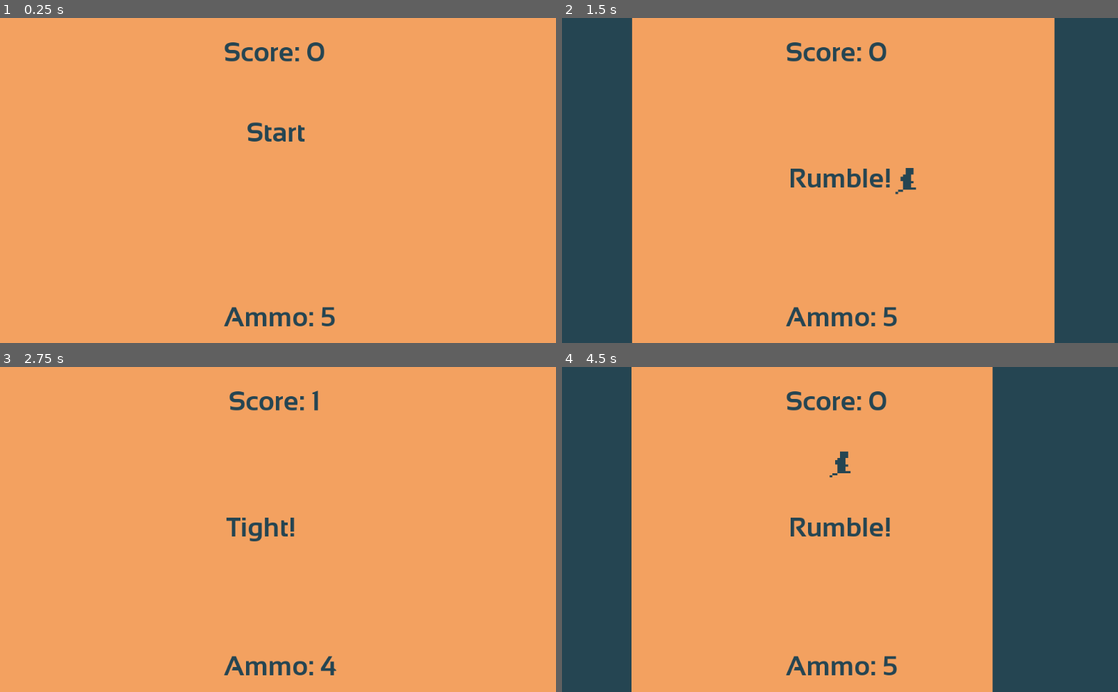
Above: before the commit, frames 1-4 (two rows, left to right).
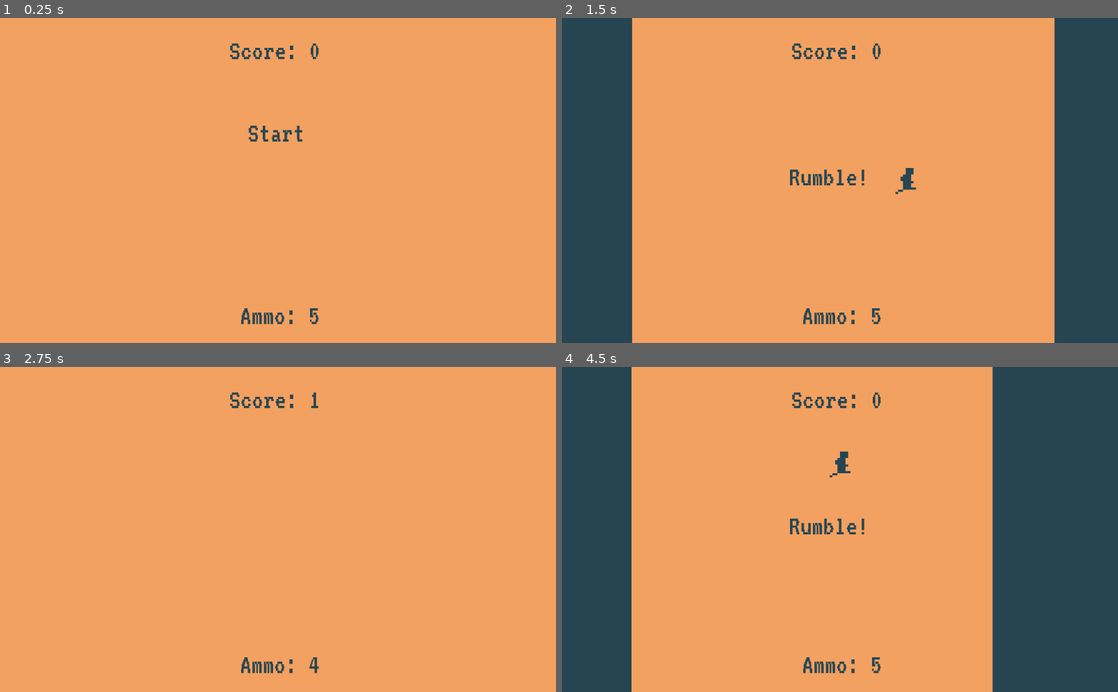
Above: after the commit, the same moments.

Repository: PerHenrikS/LudumDare42
Game: Godot game, scene res://Main.tscn
Same seed, same stepped clock (60 frames per second), same inputs: the game is played once before the commit and once after it.
Inputs (mouse positions are in pixels of both pictures, inside the frame that each line leads up to):
- Up to frame 1 (0.25 s): no input
- Up to frame 2 (1.5 s): click "Start" at 0.5 s; move the mouse to (962, 164) at 1.27 s; hold Right (ui_right) from 1.28 s (still down)
- Up to frame 3 (2.75 s): tap Space (ui_select) at 1.52, 2.27 s; move the mouse to (166, 545) at 2.02 s; release Right (ui_right) at 2.03 s; hold Down (ui_down) from 2.03 s (still down)
- Up to frame 4 (4.5 s): tap Enter at 2.75 s; move the mouse to (895, 458) at 2.77 s; release Down (ui_down) at 2.78 s; hold Right (ui_right) 2.78-3.5 s; click "Start" at 3.5 s; move the mouse to (812, 594) at 4.27 s; hold Up (ui_up) from 4.28 s (still down)

The runs differ from the first frame. In frame 1, 1.4% of the frame differs, in the area x 40-61%, y 7-95%; in frame 2, 1.7%; in frame 3, 1.4%; in frame 4, 1.7%.

Commit message:
Music and build

Diff:
--- a/Collectable.tscn
+++ b/Collectable.tscn
@@ -6,9 +6,9 @@
 [sub_resource type="RectangleShape2D" id=1]
 
 custom_solver_bias = 0.0
-extents = Vector2( 62.2349, 62.5692 )
+extents = Vector2( 45.9762, 45.8883 )
 
-[node name="Collectable" type="Area2D"]
+[node name="Collectable" type="Area2D" index="0"]
 
 scale = Vector2( 0.2, 0.2 )
 input_pickable = true
@@ -20,13 +20,10 @@
 audio_bus_name = "Master"
 script = ExtResource( 1 )
 _sections_unfolded = [ "Collision", "Transform" ]
-__meta__ = {
-"_edit_group_": true
-}
 
 [node name="Sprite" type="Sprite" parent="." index="0"]
 
-scale = Vector2( 0.34, 0.34 )
+scale = Vector2( 0.24, 0.24 )
 z_index = 2
 texture = ExtResource( 2 )
 _sections_unfolded = [ "Material", "Transform" ]
--- a/Main.gd
+++ b/Main.gd
@@ -9,6 +9,7 @@
 func _ready():
 	screen = get_viewport_rect().size
 	walls = [$LeftWall, $RightWall]
+	$AudioStreamPlayer2D.play()
 
 func game_over():
 	$ScoreTimer.stop()
@@ -65,7 +66,7 @@
 	get_node("Collects").add_child(obj)
 
 func _on_Player_speed_up():
-	if $SpawnTimer.wait_time > .1:
+	if $SpawnTimer.wait_time > .2:
 		$SpawnTimer.wait_time -= 0.2
 
 
--- a/Main.tscn
+++ b/Main.tscn
@@ -6,6 +6,7 @@
 [ext_resource path="res://Wall.tscn" type="PackedScene" id=4]
 [ext_resource path="res://assets/BackgroundCol.png" type="Texture" id=5]
 [ext_resource path="res://Camera2D.gd" type="Script" id=6]
+[ext_resource path="res://assets/Theme.wav" type="AudioStream" id=7]
 
 [node name="Main" type="Node2D"]
 
@@ -93,6 +94,18 @@
 script = ExtResource( 6 )
 _sections_unfolded = [ "Transform" ]
 
+[node name="AudioStreamPlayer2D" type="AudioStreamPlayer2D" parent="." index="10"]
+
+position = Vector2( 512.302, 303.94 )
+stream = ExtResource( 7 )
+volume_db = -24.78
+pitch_scale = 1.0
+autoplay = true
+max_distance = 2000.0
+attenuation = 1.0
+bus = "Master"
+area_mask = 1
+
 [connection signal="start_game" from="HUD" to="." method="new_game"]
 
 [connection signal="timeout" from="ScoreTimer" to="." method="_on_ScoreTimer_timeout"]
--- a/Player.gd
+++ b/Player.gd
@@ -85,4 +85,5 @@
 func _on_Player_body_entered(body):
 	if started:
 		if body.collision_layer == 3:
+			$AudioStreamPlayer2D.play()
 			emit_signal("dead")
--- a/Player.tscn
+++ b/Player.tscn
@@ -1,9 +1,10 @@
-[gd_scene load_steps=7 format=2]
+[gd_scene load_steps=8 format=2]
 
 [ext_resource path="res://Player.gd" type="Script" id=1]
 [ext_resource path="res://assets/RunRight512_1.png" type="Texture" id=2]
 [ext_resource path="res://assets/RunRight512_2.png" type="Texture" id=3]
 [ext_resource path="res://assets/RunRight512_3.png" type="Texture" id=4]
+[ext_resource path="res://assets/Squash.wav" type="AudioStream" id=5]
 
 [sub_resource type="SpriteFrames" id=1]
 
@@ -58,4 +59,15 @@
 scale = Vector2( 1.06949, 1 )
 _sections_unfolded = [ "Transform" ]
 
+[node name="AudioStreamPlayer2D" type="AudioStreamPlayer2D" parent="." index="3"]
+
+stream = ExtResource( 5 )
+volume_db = -15.03
+pitch_scale = 1.0
+autoplay = false
+max_distance = 2000.0
+attenuation = 1.0
+bus = "Master"
+area_mask = 1
+
 [connection signal="body_entered" from="." to="." method="_on_Player_body_entered"]
--- a/Projectile.tscn
+++ b/Projectile.tscn
@@ -6,7 +6,7 @@
 [sub_resource type="RectangleShape2D" id=1]
 
 custom_solver_bias = 0.0
-extents = Vector2( 9.64879, 9.68112 )
+extents = Vector2( 3.9024, 3.72662 )
 
 [node name="Projectile" type="KinematicBody2D"]
 
@@ -20,10 +20,12 @@
 
 [node name="CollisionShape2D" type="CollisionShape2D" parent="." index="0"]
 
+position = Vector2( -0.51371, -0.293549 )
 shape = SubResource( 1 )
 
 [node name="Sprite" type="Sprite" parent="." index="1"]
 
-scale = Vector2( 0.0600506, 0.0600506 )
+position = Vector2( -0.602335, 0 )
+scale = Vector2( 0.02, 0.02 )
 texture = ExtResource( 2 )
 _sections_unfolded = [ "Transform" ]
--- a/UI.gd
+++ b/UI.gd
@@ -8,7 +8,7 @@
 	$MessageTimer.start()
 
 func show_game_over():
-	show_message("Tight!")
+	show_message("")
 	yield($MessageTimer, "timeout")
 	$StartButton.show()
 	$MessageLabel.text = ""
--- a/UI.tscn
+++ b/UI.tscn
@@ -1,21 +1,31 @@
-[gd_scene load_steps=6 format=2]
+[gd_scene load_steps=7 format=2]
 
 [ext_resource path="res://UI.gd" type="Script" id=1]
-[ext_resource path="res://assets/Sansation-Bold copy.ttf" type="DynamicFontData" id=2]
+[ext_resource path="res://assets/VT323-Regular.ttf" type="DynamicFontData" id=2]
 
-[sub_resource type="DynamicFont" id=1]
+[sub_resource type="DynamicFont" id=4]
 
 size = 50
 use_mipmaps = false
 use_filter = false
 font_data = ExtResource( 2 )
+_sections_unfolded = [ "Font", "Settings" ]
 
-[sub_resource type="DynamicFont" id=2]
+[sub_resource type="DynamicFont" id=5]
 
 size = 50
 use_mipmaps = false
 use_filter = false
 font_data = ExtResource( 2 )
+_sections_unfolded = [ "Font", "Settings" ]
+
+[sub_resource type="DynamicFont" id=6]
+
+size = 50
+use_mipmaps = false
+use_filter = false
+font_data = ExtResource( 2 )
+_sections_unfolded = [ "Font", "Settings" ]
 
 [sub_resource type="DynamicFont" id=3]
 
@@ -25,7 +35,7 @@
 font_data = ExtResource( 2 )
 _sections_unfolded = [ "Font" ]
 
-[node name="HUD" type="CanvasLayer" index="0"]
+[node name="HUD" type="CanvasLayer"]
 
 layer = 1
 offset = Vector2( 0, 0 )
@@ -50,7 +60,7 @@
 mouse_default_cursor_shape = 0
 size_flags_horizontal = 1
 size_flags_vertical = 4
-custom_fonts/font = SubResource( 1 )
+custom_fonts/font = SubResource( 4 )
 custom_colors/font_color = Color( 0.14902, 0.27451, 0.32549, 1 )
 text = "Score: 0"
 align = 1
@@ -75,7 +85,7 @@
 mouse_default_cursor_shape = 0
 size_flags_horizontal = 1
 size_flags_vertical = 4
-custom_fonts/font = SubResource( 1 )
+custom_fonts/font = SubResource( 5 )
 custom_colors/font_color = Color( 0.14902, 0.27451, 0.32549, 1 )
 text = "Ammo: 5"
 align = 1
@@ -100,7 +110,7 @@
 mouse_default_cursor_shape = 0
 size_flags_horizontal = 1
 size_flags_vertical = 4
-custom_fonts/font = SubResource( 2 )
+custom_fonts/font = SubResource( 6 )
 custom_colors/font_color = Color( 0.14902, 0.27451, 0.32549, 1 )
 percent_visible = 1.0
 lines_skipped = 0
@@ -134,7 +144,7 @@
 text = "Start"
 flat = true
 align = 1
-_sections_unfolded = [ "custom_colors" ]
+_sections_unfolded = [ "custom_fonts" ]
 
 [node name="MessageTimer" type="Timer" parent="." index="4"]
 
--- a/Wall.gd
+++ b/Wall.gd
@@ -1,5 +1,4 @@
 extends KinematicBody2D
-
 
 export var pushback = 10
 export var movement_speed = 10
@@ -9,7 +8,6 @@
 var camera
 
 func _ready():
-	camera = get_node("Camera")
 	$CollisionShape2D.disabled = true
 	hide()
 
@@ -29,4 +27,5 @@
 	var collision = move_and_collide(velocity * delta)
 
 func hit():
+	$Bump.play()
 	move_local_x(-dir * pushback)
--- a/Wall.tscn
+++ b/Wall.tscn
@@ -1,7 +1,8 @@
-[gd_scene load_steps=4 format=2]
+[gd_scene load_steps=5 format=2]
 
 [ext_resource path="res://Wall.gd" type="Script" id=1]
 [ext_resource path="res://assets/WallIndigo.png" type="Texture" id=2]
+[ext_resource path="res://assets/Hit_hurt 4.wav" type="AudioStream" id=3]
 
 [sub_resource type="RectangleShape2D" id=1]
 
@@ -30,3 +31,14 @@
 
 shape = SubResource( 1 )
 _sections_unfolded = [ "Transform" ]
+
+[node name="Bump" type="AudioStreamPlayer2D" parent="." index="2"]
+
+stream = ExtResource( 3 )
+volume_db = -22.2
+pitch_scale = 1.0
+autoplay = false
+max_distance = 2000.0
+attenuation = 1.0
+bus = "Master"
+area_mask = 1
Binary file added: LD42.png
Not shown, added: LD42.png.import
Not shown: 1 places in Main.tscn that only renumber resources
Not shown, added: assets/Hit_hurt 4.wav.import
Not shown, added: assets/Squash.wav.import
Binary file removed: assets/StickIdle.png
Not shown, removed: assets/StickIdle.png.import
Binary file removed: assets/StickIdle128.png
Not shown, removed: assets/StickIdle128.png.import
Binary file removed: assets/StickRunRight129.png
Not shown, removed: assets/StickRunRight129.png.import
Binary file removed: assets/StickRunRight130.png
(and 14 more such lines)
